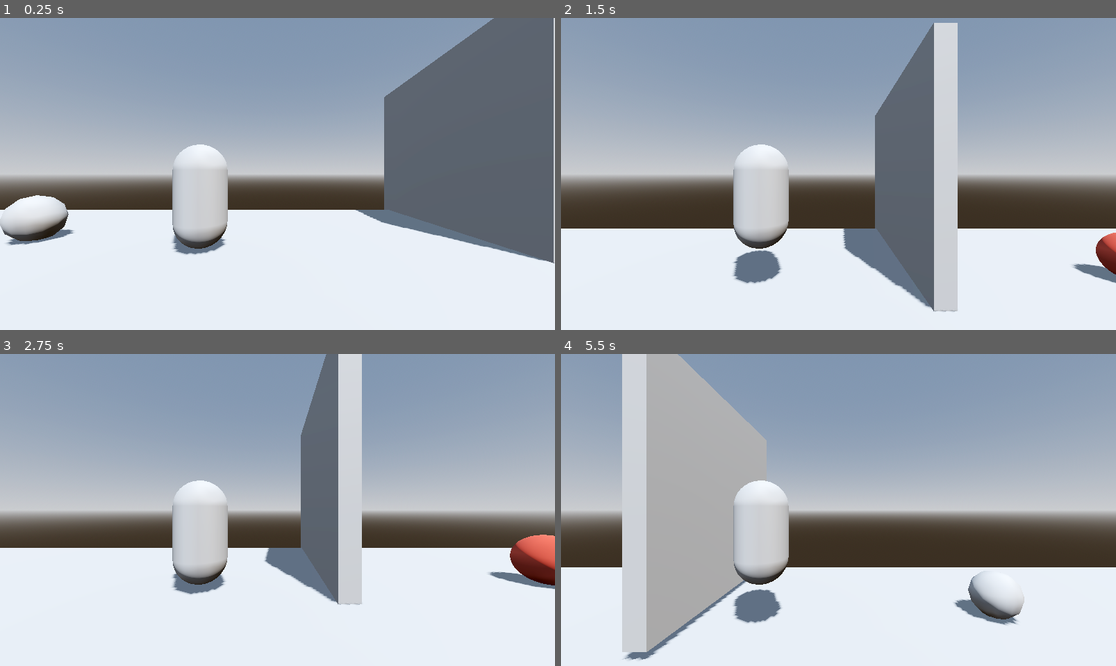
Above: before the commit, frames 1-4 (two rows, left to right).
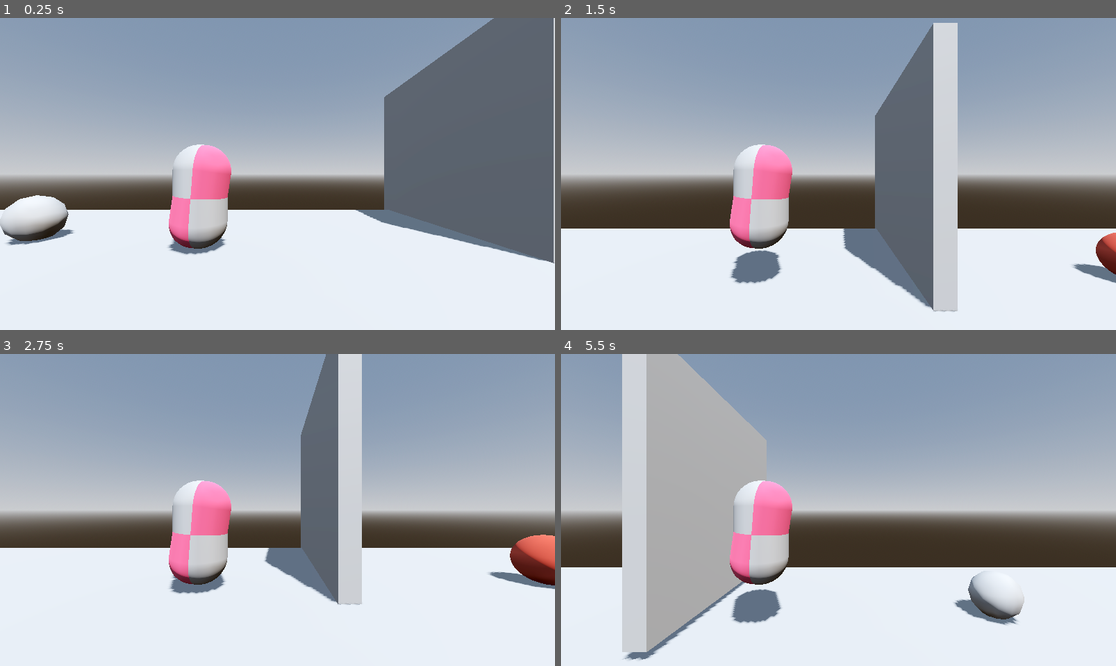
Above: after the commit, the same moments.

Repository: tomas-heredia/GGJ-2026
Game: Godot game, scene res://Scenes/test.tscn
Same seed, same stepped clock (60 frames per second), same inputs: the game is played once before the commit and once after it. This scene is started directly instead of the project's main scene.
Inputs:
- Up to frame 1 (0.25 s): no input
- Up to frame 2 (1.5 s): tap Enter at 0.5 s; hold D (move_right) 0.53-1.28 s; hold Shift (sprint) 0.53-1.28 s; tap E (interact) at 0.6 s; tap Space (jump) at 0.77, 1.07 s; hold A (move_left) from 1.28 s (still down); tap Shift (sprint) at 1.35 s
- Up to frame 3 (2.75 s): tap Space (jump) at 1.52, 1.55, 1.82 s; release A (move_left) at 2.03 s; hold D (move_right) from 2.03 s (still down); hold Space (jump) from 2.03 s (still down); tap E (interact) at 2.3 s
- Up to frame 4 (5.5 s): release Space (jump) at 2.78 s; tap E (interact) at 2.85, 4.35 s; tap Space (jump) at 3.02, 3.32, 3.77, 3.8, 4.07, 4.52, 4.82 s; tap Shift (sprint) at 3.05 s; release D (move_right) at 3.53 s; hold Shift (sprint) 3.53-4.28 s; hold A (move_left) from 3.53 s (still down); hold Shift (sprint) from 5.03 s (still down)

The runs differ from the first frame. In frame 1, 1.6% of the frame differs, in the area x 6-89%, y 40-75%; in frame 2, 1.7%, in the area x 30-70%, y 1-95%; in frame 3, 1.6%; in frame 4, 1.7%.

Commit message:
Different masks handling

Diff:
--- a/global-gameam-2026/Scenes/player.tscn
+++ b/global-gameam-2026/Scenes/player.tscn
@@ -9,7 +9,7 @@
 [node name="CharacterBody3D" type="CharacterBody3D" groups=["player"]]
 script = ExtResource("1_4flbx")
 
-[node name="MeshInstance3D" type="MeshInstance3D" parent="."]
+[node name="MeshInstance3D" type="MeshInstance3D" parent="." groups=["player"]]
 mesh = SubResource("CapsuleMesh_sh265")
 
 [node name="CollisionShape3D" type="CollisionShape3D" parent="."]
--- a/global-gameam-2026/Scenes/test.tscn
+++ b/global-gameam-2026/Scenes/test.tscn
@@ -15,6 +15,11 @@
 sky = SubResource("Sky_ig7tw")
 tonemap_mode = 2
 glow_enabled = true
+
+[sub_resource type="StandardMaterial3D" id="StandardMaterial3D_0dy5s"]
+albedo_color = Color(0.7890625, 0.29560742, 0.41865987, 1)
+
+[sub_resource type="CapsuleMesh" id="CapsuleMesh_f2nln"]
 
 [sub_resource type="StandardMaterial3D" id="StandardMaterial3D_gxb1y"]
 albedo_color = Color(0.65038556, 0.2357288, 0.17591706, 1)
@@ -38,8 +43,14 @@
 [node name="CharacterBody3D" parent="." instance=ExtResource("1_ko2s7")]
 transform = Transform3D(1, 0, 0, 0, 1, 0, 0, 0, 1, 2.9795732, 3.134069, -1.3638427)
 
+[node name="MeshInstance3D2" type="MeshInstance3D" parent="CharacterBody3D"]
+transform = Transform3D(0.9890159, 0.1478094, 0, -0.1478094, 0.9890159, 0, 0, 0, 1, 0, 0, 0)
+material_override = SubResource("StandardMaterial3D_0dy5s")
+mesh = SubResource("CapsuleMesh_f2nln")
+
 [node name="Mask" parent="." instance=ExtResource("2_gxb1y")]
 transform = Transform3D(1, 0, 0, 0, 1, 0, 0, 0, 1, 13.456516, 2.583808, -1.5514841)
+worn_mask = 1
 
 [node name="MeshInstance3D" type="MeshInstance3D" parent="Mask"]
 material_overlay = SubResource("StandardMaterial3D_gxb1y")
@@ -47,6 +58,7 @@
 
 [node name="Mask2" parent="." instance=ExtResource("2_gxb1y")]
 transform = Transform3D(1, 0, 0, 0, 1, 0, 0, 0, 1, -0.8132615, 2.5524163, -1.8515024)
+worn_mask = 2
 
 [node name="CSGBox3D2" type="CSGBox3D" parent="."]
 transform = Transform3D(1, 0, 0, 0, 1, 0, 0, 0, 1, 9.094155, 4.1776724, -3.243339)
--- a/global-gameam-2026/Scripts/player.gd
+++ b/global-gameam-2026/Scripts/player.gd
@@ -1,53 +1,62 @@
 extends CharacterBody3D
 
-@export var walk_speed:= 5.0
-@export var sprint_speed:= 9.0
-@export var accel:= 18.0
-@export var decel:= 22.0
-@export var wall_slide_speed := 1
-@export var jump_velocity:= 4.5
-@export var jump_count := 0
-@export var mask_double_jump:= false
-@export var mask_wall_slide := false
+@export var walk_speed := 5.0
+@export var sprint_speed := 9.0
+@export var accel := 18.0
+@export var decel := 22.0
+@export var wall_slide_speed := 1.0
+@export var wall_jump_pushback := 100
+@export var jump_velocity := 4.5
+# Ability flags (driven by the equipped mask)
+@export var mask_double_jump := false
+@export var mask_wall_bounce := false
 @export var gravity: float = ProjectSettings.get_setting("physics/3d/default_gravity")
 @onready var face_socket: Node3D = $Marker3D
+@onready var mesh: Node3D = $MeshInstance3D
+var current_speed: float = 0.0
+var jump_count: int = 0
+# Mask equip vars (Mask.gd sets nearby_mask on enter/exit)
+var nearby_mask: Node3D = null
+var equipped_mask: Node3D = null
 
-var current_speed: float = 0.0
 
-#MOVEMENT
-func _physics_process(delta):
+func _physics_process(delta: float) -> void:
 	# Input (left / right only)
 	var x_input := Input.get_action_strength("move_right") - Input.get_action_strength("move_left")
 
 	# Gravity
 	if not is_on_floor():
 		velocity.y -= gravity * delta
+
 		# Wall friction / wall slide
-		if mask_wall_slide and is_on_wall():
+		if mask_wall_bounce and is_on_wall():
 			var wall_normal: Vector3 = get_wall_normal()
 			var pushing_into_wall: bool = signf(x_input) == -signf(wall_normal.x)
 			if pushing_into_wall:
 				velocity.y = max(velocity.y, -wall_slide_speed)
 
-
-	# Mask 1 = Double Jump
+	# Reset jumps when grounded
 	if is_on_floor():
 		jump_count = 0
-	if mask_double_jump and Input.is_action_just_pressed("jump") and !is_on_floor() and jump_count < 1:
+
+	# Jump (ground)
+	if Input.is_action_pressed("jump") and is_on_floor():
+		velocity.y = jump_velocity
+
+	# Double Jump (mask power)
+	if mask_double_jump and Input.is_action_just_pressed("jump") and not is_on_floor() and jump_count < 1:
 		velocity.y = jump_velocity
 		jump_count += 1
 
-	#Jump
-	if Input.is_action_pressed("jump") and is_on_floor():
+	# Right Wall Jump (only when wall-slide power is enabled)
+	if mask_wall_bounce and is_on_wall() and Input.is_action_pressed("jump") and Input.is_action_pressed("move_right"):
 		velocity.y = jump_velocity
+		velocity.x = -wall_jump_pushback
 
-	#Right Wall Jump
-	if mask_wall_slide and is_on_wall() and Input.is_action_just_pressed("jump") and Input.is_action_pressed("move_right"):
+	# Wall Jump (only when wall-slide power is enabled)
+	if mask_wall_bounce and is_on_wall() and Input.is_action_just_pressed("jump"):
 		velocity.y = jump_velocity
-
-	#Left Wall Jump
-	if mask_wall_slide and is_on_wall() and Input.is_action_just_pressed("jump") and Input.is_action_pressed("move_left"):
-		velocity.y = jump_velocity
+		velocity.x = wall_jump_pushback
 
 	# Choose target speed
 	var target_speed: float = walk_speed
@@ -55,7 +64,7 @@
 		target_speed = sprint_speed
 
 	# Smooth acceleration / deceleration
-	if (abs(x_input)) > 0.001:
+	if abs(x_input) > 0.001:
 		current_speed = move_toward(current_speed, target_speed, accel * delta)
 	else:
 		current_speed = move_toward(current_speed, 0.0, decel * delta)
@@ -67,14 +76,33 @@
 	move_and_slide()
 
 
-# Mask EQUP MECHANICS
-var nearby_mask: Node3D = null
-var equipped_mask: Node3D = null
-
 func _process(_delta: float) -> void:
 	if nearby_mask and Input.is_action_just_pressed("interact"):
 		equip_mask(nearby_mask)
-		mask_double_jump = true
+
+
+# --- Mask power handling ---
+
+func clear_mask_powers() -> void:
+	mask_double_jump = false
+	mask_wall_bounce = false
+
+func apply_mask_power(power: int) -> void:
+	clear_mask_powers()
+
+	# We match against the enum defined in Mask.gd.
+	# This works as long as the enum values are:
+	# NONE=0, DOUBLE_JUMP=1, WALL_BOUNCE=2
+	match power:
+		0: # NONE
+			pass
+		1: # DOUBLE_JUMP
+			mask_double_jump = true
+		2: # WALL_BOUNCE (using this to enable wall slide/jump mechanics)
+			mask_wall_bounce = true
+		_:
+			pass
+
 
 func equip_mask(mask: Node3D) -> void:
 	# If only one mask allowed, drop/replace old
@@ -90,10 +118,15 @@
 	mask.transform = Transform3D.IDENTITY
 
 	# Disable pickup collider so it doesn’t keep triggering
-	var area := mask.get_node_or_null("Area3D") as Area3D
-	if area:
-		area.monitoring = false
-		area.monitorable = false
+	var pickup_area := mask.get_node_or_null("Area3D") as Area3D
+	if pickup_area:
+		pickup_area.monitoring = false
+		pickup_area.monitorable = false
 
 	equipped_mask = mask
 	nearby_mask = null
+
+	if "worn_mask" in mask:
+		apply_mask_power(mask.worn_mask)
+	else:
+		clear_mask_powers()
--- a/global-gameam-2026/project.godot
+++ b/global-gameam-2026/project.godot
@@ -58,3 +58,7 @@
 "events": [Object(InputEventKey,"resource_local_to_scene":false,"resource_name":"","device":-1,"window_id":0,"alt_press …(192 unchanged characters)…
 ]
 }
+
+[physics]
+
+3d/physics_engine="Jolt Physics"
Not shown: 1 places in global-gameam-2026/Scenes/test.tscn that only renumber resources
